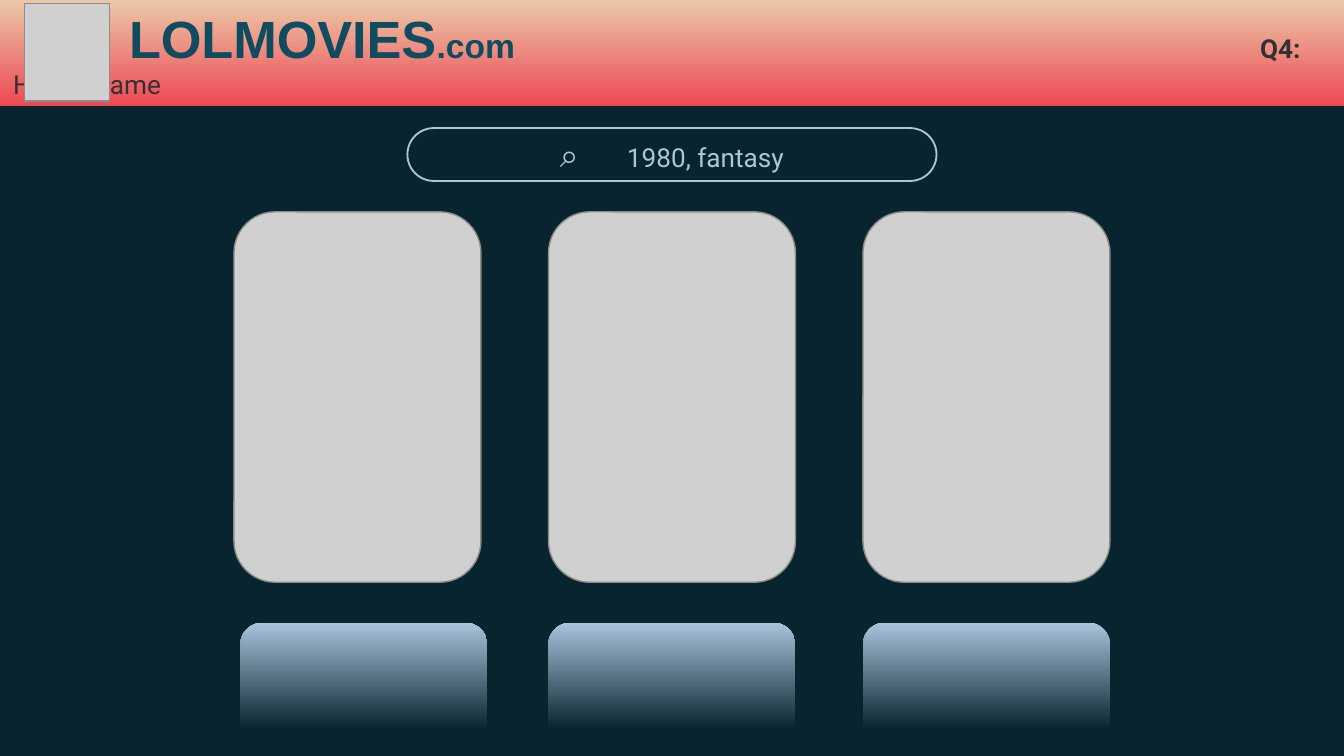
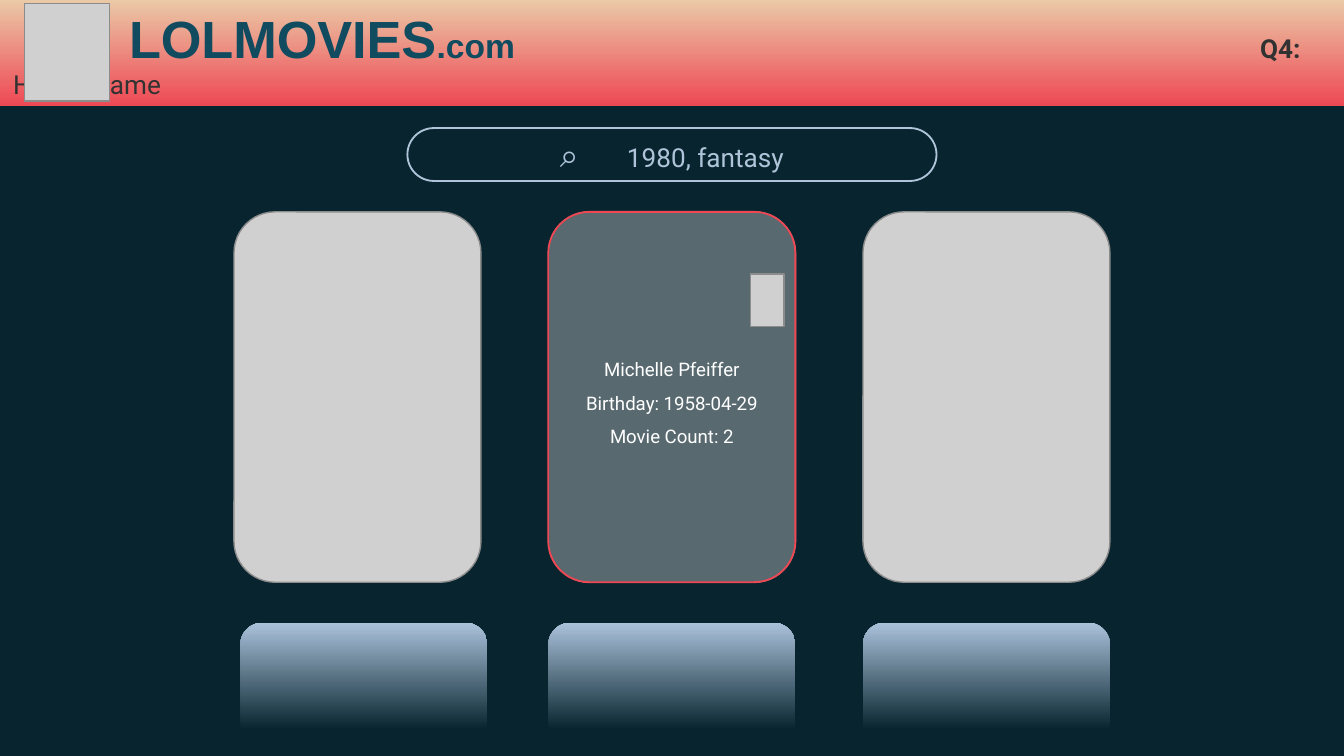
Before and after one commit to MichalBKM/DBMS_Project, a slide deck: slide 7 of do not ZIP for moodle/user_manual.pptx. Drawn at 1344x756 pixels with LibreOffice and Linux fonts; fonts in the diff are those of the drawing; grey boxes stand for pictures. Boxes give left, top, right and bottom in pixels: in the first picture for what was removed or moved away, otherwise in the second. Text is boxed around its words. In the diff, an @@ line names an element or a change of style, - is before the commit and + after.

Commit message:
added text to user manual over movies

```diff
--- a/do not ZIP for moodle/user_manual.pptx
+++ b/do not ZIP for moodle/user_manual.pptx
@@ rounded rectangle added at box(548, 212, 796, 583), fill #092630 at 60% opacity, outline #EE4854 1 pt, 10 pt, text #FFFFFF @@
+Michelle Pfeiffer
+Birthday: 1958-04-29
+Movie Count: 2
@@ picture added at box(750, 274, 784, 327) @@
```
Also in this commit, not shown: 4 other slides changed, 2 other files.
